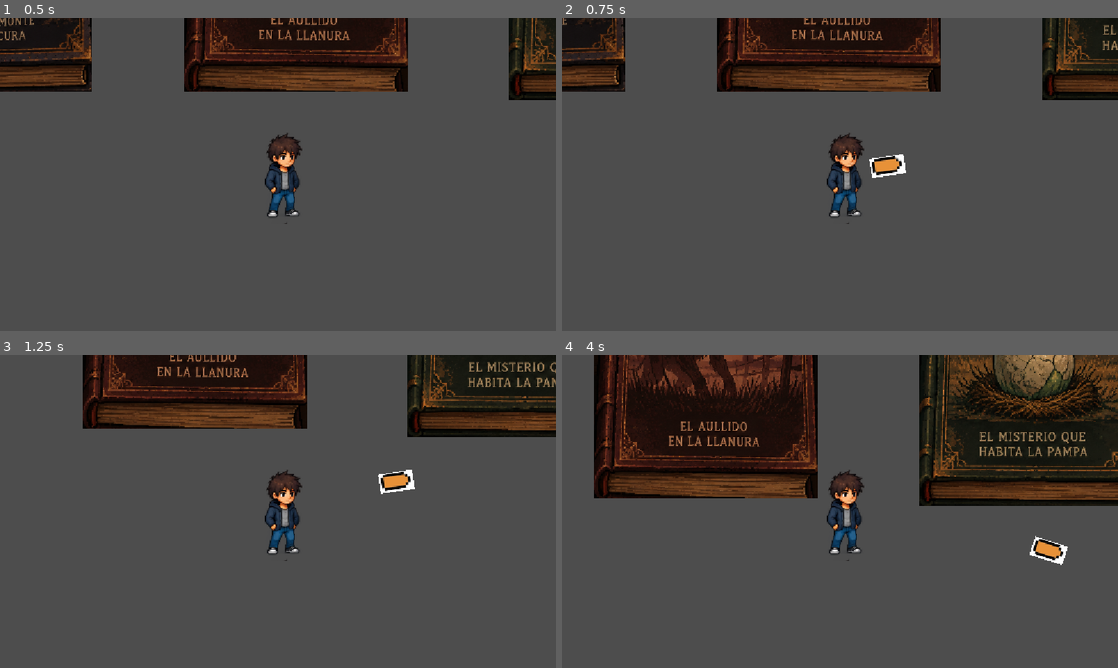
Above: before the commit, frames 1-4 (two rows, left to right).
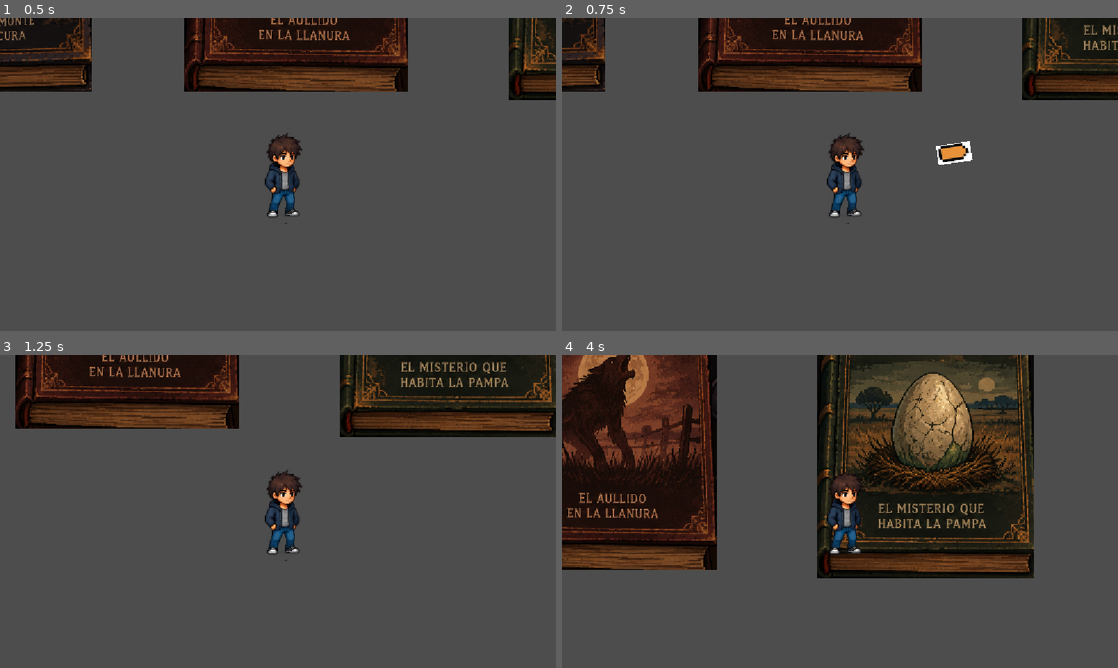
Above: after the commit, the same moments.

Repository: juanvaz25/GrupoSiete
Game: Godot game, scene res://scenes/nivel_inicial.tscn
Two runs of this game, one before a commit and one after it. Both use one fixed random seed, a clock stepped at 60 frames per second and the inputs below.
Inputs (mouse positions are in pixels of both pictures, inside the frame that each line leads up to):
- Up to frame 1 (0.5 s): no input
- Up to frame 2 (0.75 s): tap Enter at 0.5 s; move the mouse to (962, 158) at 0.52 s; press the mouse at (962, 158) at 0.53 s; hold D (move_right) from 0.53 s (still down)
- Up to frame 3 (1.25 s): keep holding D (move_right)
- Up to frame 4 (4 s): move the mouse to (728, 527) at 1.27 s; release D (move_right) at 1.28 s; release the mouse at (728, 527) at 1.28 s; hold S (move_down) 1.28-2.03 s; tap Space (dash) at 1.35 s; click (728, 527) at 1.55 s; move the mouse to (895, 442) at 2.02 s; press the mouse at (895, 442) at 2.03 s; hold D (move_right) 2.03-2.78 s; move the mouse to (812, 574) at 2.77 s; release the mouse at (812, 574) at 2.78 s; hold W (move_up) 2.78-3.53 s; tap E at 2.85 s; click (812, 574) at 3.05 s; move the mouse to (1006, 558) at 3.52 s; press the mouse at (1006, 558) at 3.53 s; hold A (move_left) from 3.53 s (still down)

Frame 1 is identical in both runs. In frame 2, 8.3% of the frame differs, in the area x 0-100%, y 0-52%; in frame 3, 15%; in frame 4, 55%, in the area x 0-100%, y 0-72%.

Commit message:
Mejora del disparo (Revolver)
En este despliegue mejoro la cadencia de disparo y genero sensacion de utilizar un revolver.

Ademas agrego la capacidad de visualizar el tiempo de demora de la recarga

Diff:
--- a/scenes/Player.tscn
+++ b/scenes/Player.tscn
@@ -38,12 +38,18 @@
 
 [node name="Camera2D" type="Camera2D" parent="." unique_id=520147163]
 
-[node name="ShootOrigin" type="Marker2D" parent="."]
+[node name="ShootOrigin" type="Marker2D" parent="." unique_id=1969359081]
 position = Vector2(40, 0)
 
-[node name="DashAbility" type="Node" parent="."]
+[node name="DashAbility" type="Node" parent="." unique_id=1968907632]
 script = ExtResource("3_dash")
 
-[node name="ShootAbility" type="Node" parent="."]
+[node name="ShootAbility" type="Node" parent="." unique_id=969816156]
 script = ExtResource("4_shoot")
 bullet_scene = ExtResource("5_bullet")
+
+[node name="ReloadBar" type="ProgressBar" parent="." unique_id=236536731]
+offset_left = -42.0
+offset_top = 97.0
+offset_right = 58.0
+offset_bottom = 124.0
--- a/scenes/projectiles/Bullet.tscn
+++ b/scenes/projectiles/Bullet.tscn
@@ -1,18 +1,19 @@
-[gd_scene load_steps=3 format=3]
+[gd_scene format=3 uid="uid://c400dfm1uha8b"]
 
-[ext_resource type="Script" path="res://scripts/projectiles/bullet.gd" id="1_bullet"]
-[ext_resource type="Texture2D" path="res://assets/Bullet.png" id="2_sprite"]
+[ext_resource type="Script" uid="uid://cb238bcfehj3s" path="res://scripts/projectiles/bullet.gd" id="1_bullet"]
+[ext_resource type="Texture2D" uid="uid://cdx58yhjtscv4" path="res://assets/Bullet.png" id="2_sprite"]
 
 [sub_resource type="CircleShape2D" id="CircleShape2D_bullet"]
 radius = 6.0
 
-[node name="Bullet" type="Area2D"]
+[node name="Bullet" type="Area2D" unique_id=1653622458]
 collision_layer = 2
-collision_mask = 1
 script = ExtResource("1_bullet")
+speed = 1500.0
+max_range = 1000.0
 
-[node name="Sprite2D" type="Sprite2D" parent="."]
+[node name="Sprite2D" type="Sprite2D" parent="." unique_id=1666271985]
 texture = ExtResource("2_sprite")
 
-[node name="CollisionShape2D" type="CollisionShape2D" parent="."]
+[node name="CollisionShape2D" type="CollisionShape2D" parent="." unique_id=295363133]
 shape = SubResource("CircleShape2D_bullet")
--- a/scripts/abilities/shoot_ability.gd
+++ b/scripts/abilities/shoot_ability.gd
@@ -1,58 +1,132 @@
+
 ## Shoot ability script for the player character.
-##
-## Attach as a child Node of CharacterBody2D.
-## Spawns bullet projectiles toward the mouse cursor position
-## when the "shoot" action is pressed.
+## Revolver con 6 balas y recarga automática.
 extends Node
 
 # --- Configuración ---
-## Escena de la bala a instanciar.
 @export var bullet_scene: PackedScene
-## Tiempo mínimo entre disparos en segundos.
-@export var fire_cooldown: float = 0.25
+@export var fire_cooldown: float = 0.1
+@export var magazine_size: int = 6
+@export var reload_time: float = 1.5
+
 
 # --- Estado interno ---
 var _can_shoot: bool = true
+var _ammo: int = 6
+var _is_reloading: bool = false
 
 @onready var _cooldown_timer: Timer = Timer.new()
+@onready var _reload_timer: Timer = Timer.new()
 @onready var _player: CharacterBody2D = get_parent()
 @onready var _shoot_origin: Marker2D = _player.get_node("ShootOrigin")
+@onready var _reload_bar: ProgressBar = _player.get_node("ReloadBar")
 
 
 func _ready() -> void:
-	# Configurar timer de cooldown
+	_ammo = magazine_size
+
+	_reload_bar.value = 0
+	_reload_bar.visible = false
+
+	# Timer entre disparos
 	_cooldown_timer.one_shot = true
 	_cooldown_timer.wait_time = fire_cooldown
 	_cooldown_timer.timeout.connect(_on_cooldown_timeout)
 	add_child(_cooldown_timer)
 
+	# Timer de recarga
+	_reload_timer.one_shot = true
+	_reload_timer.wait_time = reload_time
+	_reload_timer.timeout.connect(_on_reload_timeout)
+	add_child(_reload_timer)
+
 
 func _unhandled_input(event: InputEvent) -> void:
-	if event.is_action_pressed("shoot") and _can_shoot:
+	if event.is_action_pressed("shoot"):
 		_shoot()
 
 
-## Instancia y dispara una bala hacia la posición del mouse.
 func _shoot() -> void:
 	if bullet_scene == null:
 		push_warning("ShootAbility: No se asignó bullet_scene.")
 		return
 
+	# No dispara durante la recarga
+	if _is_reloading:
+		return
+
+	# No dispara si está esperando el cooldown
+	if not _can_shoot:
+		return
+
+	# Si no quedan balas, comienza la recarga
+	if _ammo <= 0:
+		_start_reload()
+		return
+
+	# Consume una bala
+	_ammo -= 1
 	_can_shoot = false
 	_cooldown_timer.start()
 
-	# Calcular dirección hacia el mouse
+	# Dirección hacia el mouse
 	var mouse_pos: Vector2 = _player.get_global_mouse_position()
-	var direction: Vector2 = (mouse_pos - _shoot_origin.global_position).normalized()
+	var direction: Vector2 = (
+		mouse_pos - _shoot_origin.global_position
+	).normalized()
 
 	# Instanciar bala
 	var bullet: Node2D = bullet_scene.instantiate()
 	bullet.global_position = _shoot_origin.global_position
 	bullet.direction = direction
 
-	# Agregar la bala al árbol de escena (fuera del jugador para que no se mueva con él)
+	# Agregar la bala a la escena
 	_player.get_tree().current_scene.add_child(bullet)
+
+	print("Balas restantes: ", _ammo)
+
+	# Si gastó la última bala, recarga automáticamente
+	if _ammo == 0:
+		_start_reload()
+
+
+func _start_reload() -> void:
+	if _is_reloading:
+		return
+
+	_is_reloading = true
+	_can_shoot = false
+	_reload_timer.start()
+
+	_reload_bar.value = 0
+	_reload_bar.visible = true
+
+	print("Recargando revólver...")
 
 
 func _on_cooldown_timeout() -> void:
 	_can_shoot = true
+
+
+func _on_reload_timeout() -> void:
+	_ammo = magazine_size
+	_is_reloading = false
+	_can_shoot = true
+
+	_reload_bar.value = 100
+	_reload_bar.visible = false
+
+	print("Revólver recargado. Balas: ", _ammo)
+
+
+func _process(_delta: float) -> void:
+	if _is_reloading:
+		# Porcentaje de recarga completado
+		var progress: float = 1.0 - (
+			_reload_timer.time_left / reload_time
+		)
+
+		_reload_bar.value = progress * 100.0
+		_reload_bar.visible = true
+	else:
+		_reload_bar.visible = false
--- a/scripts/player.gd
+++ b/scripts/player.gd
@@ -7,13 +7,14 @@
 
 # --- Configuración ---
 ## Velocidad base de movimiento (px/s).
-const SPEED := 300.0
+const SPEED := 500.0
 
 # --- Estado público (leído por habilidades) ---
 ## Dirección de input actual (normalizada). Vector2.ZERO si no hay input.
 var input_direction: Vector2 = Vector2.ZERO
 ## Última dirección de movimiento válida. Útil para el dash sin input activo.
 var last_direction: Vector2 = Vector2.RIGHT
+
 
 
 func _physics_process(_delta: float) -> void:
Not shown: 1 places in scenes/Player.tscn that only renumber resources
